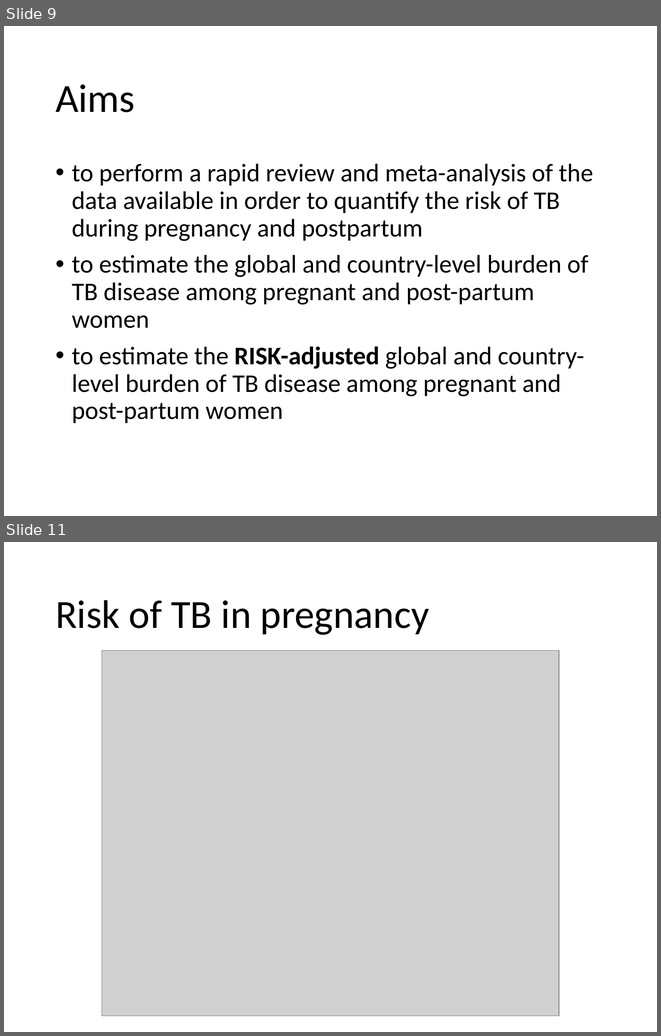
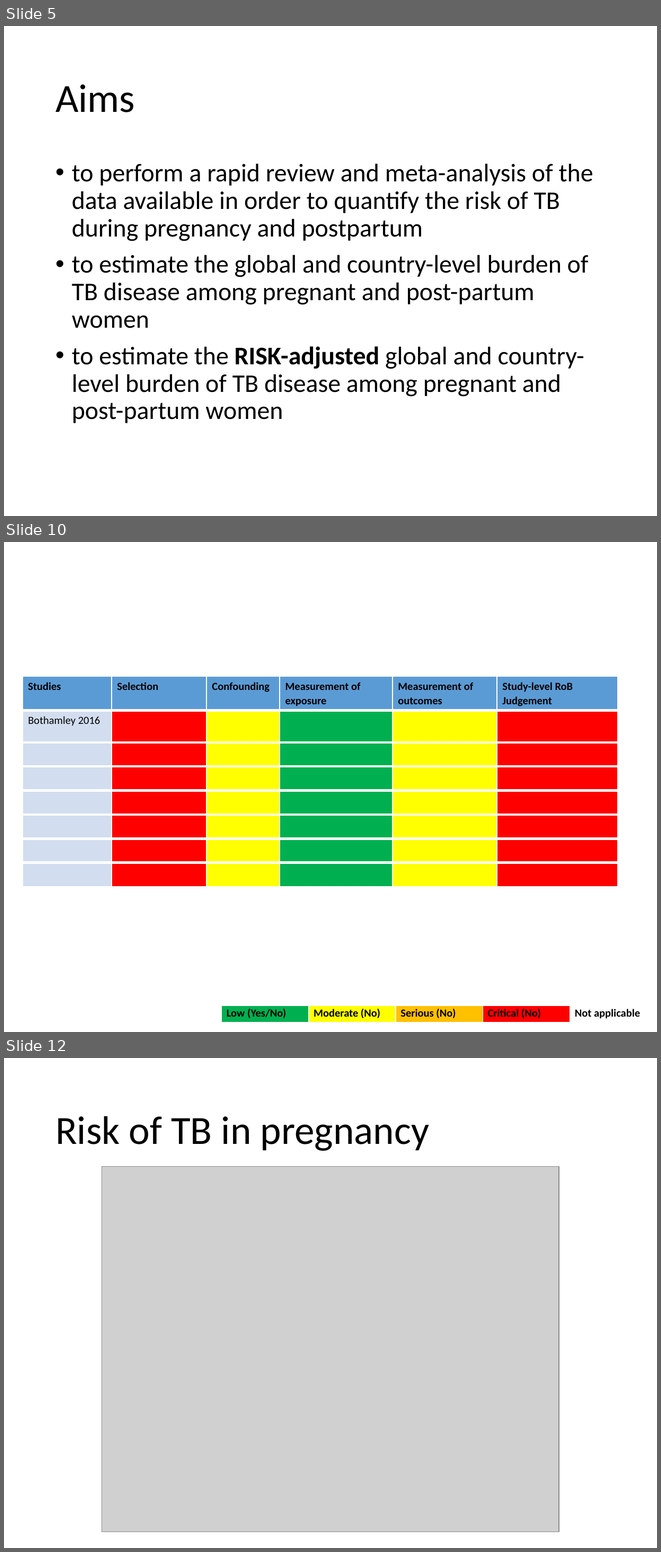
Before and after one commit to petedodd/pregtb, a slide deck: outdata/Revisiting the burden of TB in pregnant and post-partum women2.pptx. Shown one above the other, each under a label of ours: slides 9 and 11 before the commit, slides 5, 10 and 12 after it; the slides between them are not shown. The pictures are 661x1036 and 661x1552 pixels, drawn with LibreOffice and Linux fonts; fonts in the diff are those of the drawing; grey boxes stand for pictures. Boxes give left, top, right and bottom in pixels: in the first picture for what was removed or moved away, otherwise in the second. Text is boxed around its words. In the diff, an @@ line names an element or a change of style, - is before the commit and + after.

```diff
--- a/outdata/Revisiting the burden of TB in pregnant and post-partum women2.pptx
+++ b/outdata/Revisiting the burden of TB in pregnant and post-partum women2.pptx
@@ slide 10 added at <box>4,542,657,1032</box>, background #FFFFFF @@
@@ table added at <box>22,677,617,886</box>, 8 rows, 6 columns @@
+Studies | Selection | Confounding | Measurement of exposure | Measurement of outcomes | Study-level RoB Judgement
+Bothamley 2016 |  |  |  |  | 
+ |  |  |  |  | 
+ |  |  |  |  | 
+ |  |  |  |  | 
+ |  |  |  |  | 
+ |  |  |  |  | 
+ |  |  |  |  | 
@@ table added at <box>221,1005,656,1023</box>, 1 rows, 5 columns @@
+Low (Yes/No) | Moderate (No) | Serious (No) | Critical (No) | Not applicable
@@ what was slide 9 is now slide 5 @@
@@ what was slide 11 is now slide 12 @@
```
Also in this commit, not shown: 4 slides changed, 6 other slides added, 6 slides removed, 33 other files.
